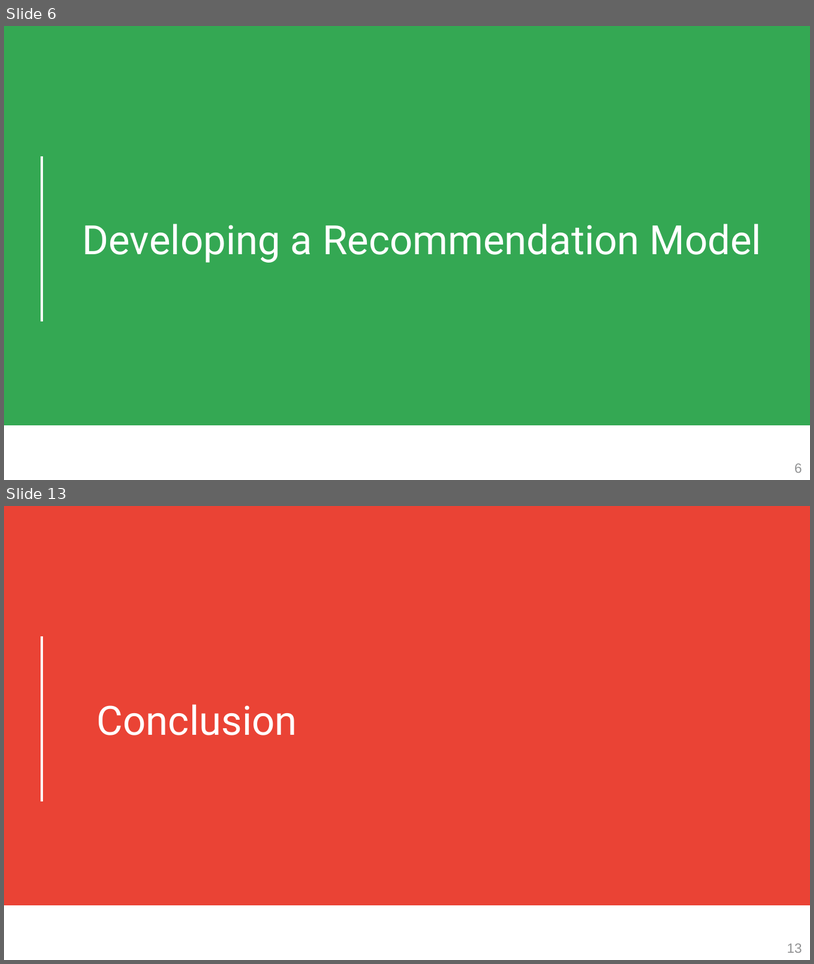
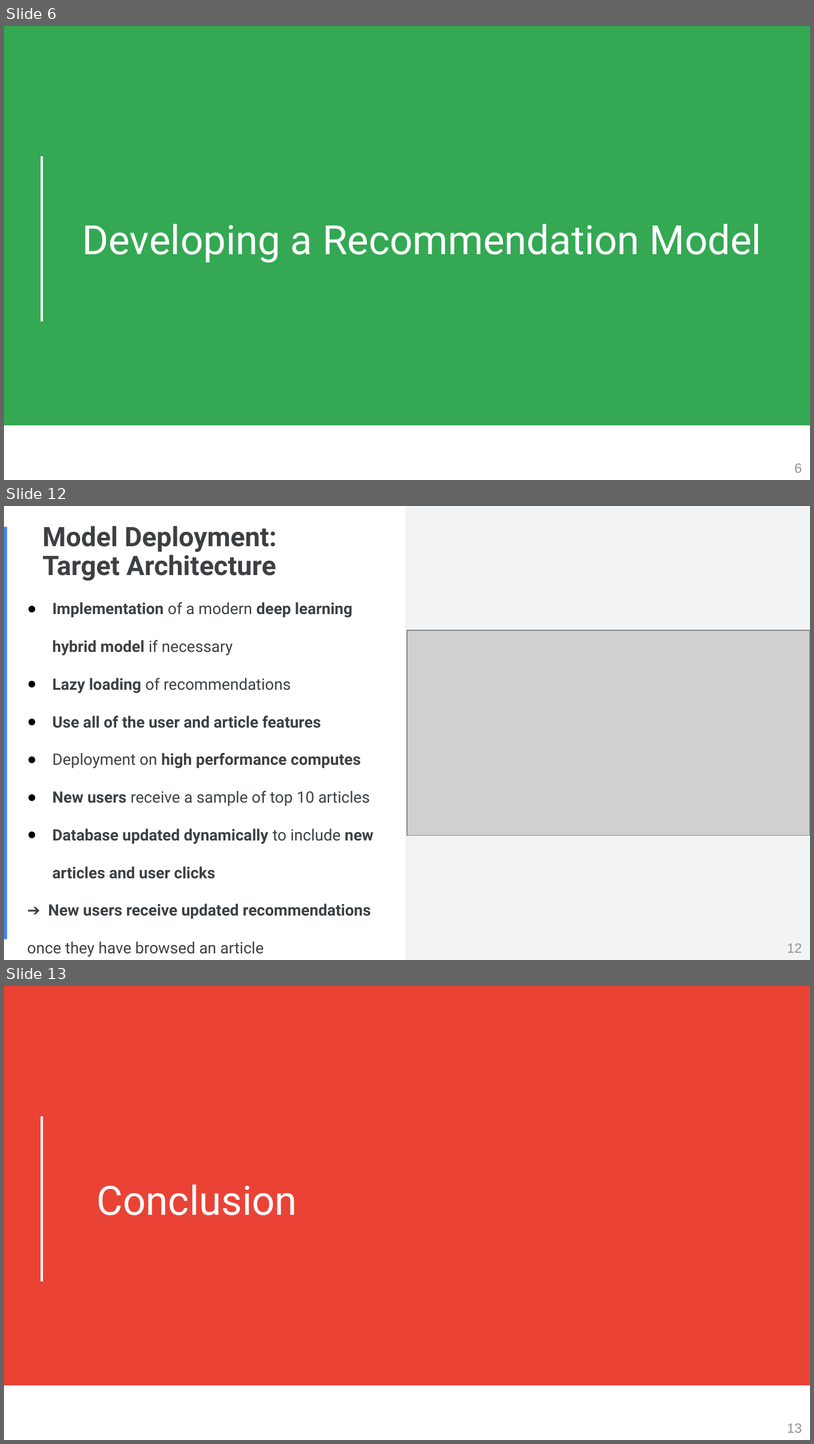
Before and after one commit to octave-ati/Designing-a-Recommendation-Model, a slide deck: P9_03_Presentation.pptx. Shown one above the other, each under a label of ours: slides 6 and 13 before the commit, slides 6, 12 and 13 after it; the slides between them are not shown. The pictures are 814x964 and 814x1444 pixels, drawn with LibreOffice and Linux fonts; fonts in the diff are those of the drawing; grey boxes stand for pictures. Boxes give left, top, right and bottom in pixels: in the first picture for what was removed or moved away, otherwise in the second. Text is boxed around its words. In the diff, an @@ line names an element or a change of style, - is before the commit and + after.

```diff
--- a/P9_03_Presentation.pptx
+++ b/P9_03_Presentation.pptx
@@ slide 12 added at box(4, 506, 810, 960), background #FFFFFF @@
@@ rectangle added at box(405, 506, 810, 959), fill #F1F3F4 @@
@@ rectangle added at box(4, 527, 7, 939), fill #4285F4 @@
@@ title added at box(42, 526, 277, 581), 24 pt, text #3C4043, bold @@
+Model Deployment:
+Target Architecture
@@ text added at box(27, 602, 374, 957), 14 pt, text #3C4043, bold @@
+● Implementation of a modern deep learning hybrid model if necessary
+● Lazy loading of recommendations
+● Use all of the user and article features
+● Deployment on high performance computes
+● New users receive a sample of top 10 articles
+● Database updated dynamically to include new articles and user clicks
+➔ New users receive updated recommendations once they have browsed an article
@@ picture added at box(407, 630, 810, 835) @@
@@ page number added at box(788, 943, 803, 952), 12 pt, text #929394 @@
+12
```
Also in this commit, not shown: 3 slides changed, 4 other slides added, 5 slides removed, 2 other files.
